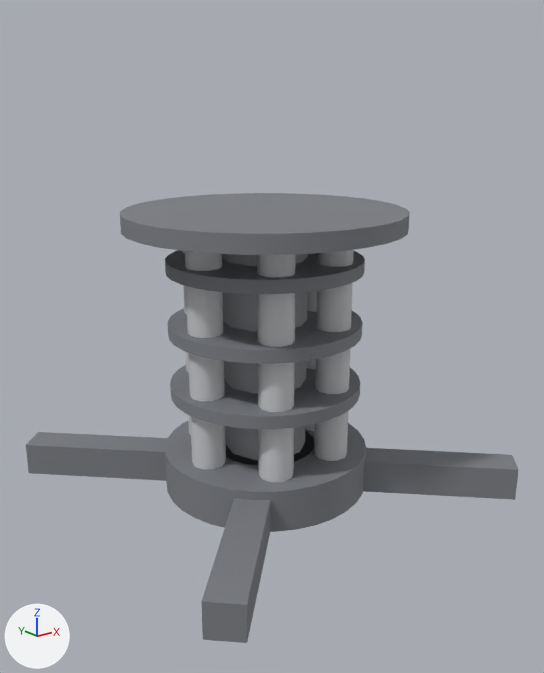
An edit to the OBJ model assets/models/equipment/cobretty_er5_reactor/LOD1/er5_heat_pipe_column.obj, drawn before and after from the same camera.
One viewpoint serves both versions: a 50 mm camera at (-2.13, -2.72, 2.77) aimed at (-0.02, -0.08, 1.72). The lights are fixed; the arrows at lower left show +X, +Y and +Z. The picture after the commit comes second. Where no turn or scale is listed for an object, it has been applied to the vertices. Vertices at exactly the same position are counted once.

Names of what the first picture shows: 'er5_heat_pipe_column'.
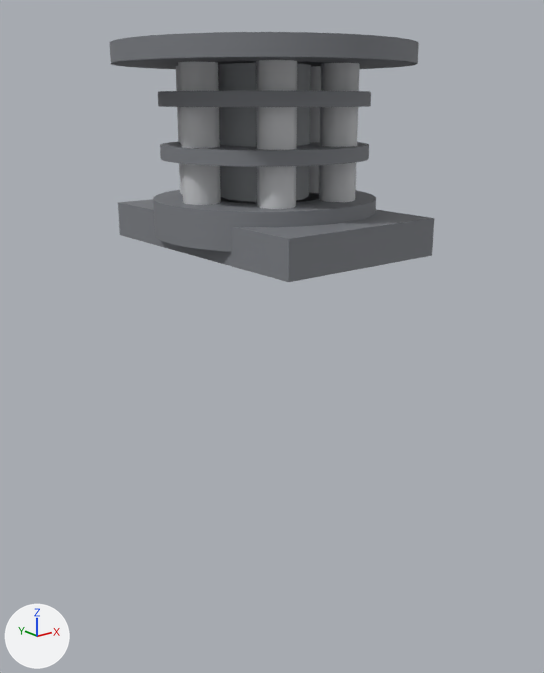
Changed parts and their boxes (x1, y1, x2, y2) in the pictures (544 x 673 px; the box of a moved part takes in the faces that stretch with it):
'er5_heat_pipe_column', reshaped (34% narrower, 44% shorter)
    before: (26, 193, 518, 643)
    after: (110, 32, 434, 282)
part 1 of me_er5_heat_pipe_column, added
    after: (118, 199, 434, 282)
part 2 of me_er5_heat_pipe_column, added
    after: (309, 66, 321, 193)
part 3 of me_er5_heat_pipe_column, added
    after: (319, 63, 360, 202)
part 4 of me_er5_heat_pipe_column, added
    after: (256, 60, 297, 209)
part 5 of me_er5_heat_pipe_column, added
    after: (178, 62, 221, 205)
part 6 of me_er5_heat_pipe_column, added (mostly hidden)
    after: (176, 66, 183, 194)
part 7 of me_er5_heat_pipe_column, moved or reshaped
    before: (165, 250, 365, 294)
    after: (160, 142, 369, 166)
part 8 of me_er5_heat_pipe_column, moved or reshaped
    before: (168, 308, 363, 364)
    after: (158, 90, 371, 107)
part 9 of me_er5_heat_pipe_column, added
    after: (110, 32, 419, 252)
part 10 of me_er5_heat_pipe_column, deleted
    before: (26, 250, 518, 643)
part 11 of me_er5_heat_pipe_column, deleted
    before: (120, 193, 410, 532)

Diff of the bpy script that builds the scene:
```diff
--- a/assets/models/equipment/cobretty_er5_reactor/LOD1/er5_heat_pipe_column.obj.py
+++ b/assets/models/equipment/cobretty_er5_reactor/LOD1/er5_heat_pipe_column.obj.py
@@ me_er5_heat_pipe_column @@
 # used by ob_er5_heat_pipe_column; location = (0.0, 0.0, 0.0)
-me_er5_heat_pipe_column.from_pydata(...)  # 700 vertices, 810 faces; spans x -0.92..0.92, y -0.92..0.92, z 0.94..2.3
+me_er5_heat_pipe_column.from_pydata(...)  # 548 vertices, 664 faces; spans x -0.65..0.65, y -0.65..0.65, z 2.14..3.0
+# me_er5_heat_pipe_column part 1: a new loose piece, a box spanning x -0.4..0.4, y -0.65..0.65, z 2.14..2.3, in mat_eq_metal_band (grey #7c7e84)
+# me_er5_heat_pipe_column part 2: a new loose piece, a 10-sided cylinder along z spanning x 0.26..0.42, y -0.08..0.08, z 2.36..2.92, in mat_eq_steel (light grey #c8cacd)
+# me_er5_heat_pipe_column part 3: a new loose piece, a 10-sided cylinder along z spanning x 0.09..0.25, y -0.37..-0.22, z 2.36..2.92, in mat_eq_steel (light grey #c8cacd)
+# me_er5_heat_pipe_column part 4: a new loose piece, a 10-sided cylinder along z spanning x -0.25..-0.09, y -0.37..-0.22, z 2.36..2.92, in mat_eq_steel (light grey #c8cacd)
+# me_er5_heat_pipe_column part 5: a new loose piece, a 10-sided cylinder along z spanning x -0.42..-0.26, y -0.08..0.08, z 2.36..2.92, in mat_eq_steel (light grey #c8cacd)
+# me_er5_heat_pipe_column part 6: a new loose piece, a 10-sided cylinder along z spanning x -0.25..-0.09, y 0.22..0.37, z 2.36..2.92, in mat_eq_steel (light grey #c8cacd)
+# me_er5_heat_pipe_column part 7: the loose piece of 128 vertices spanning x -0.46..0.46, y -0.46..0.46, z 2.02..2.08 is moved by (0.0, 0.0, 0.51)
+# me_er5_heat_pipe_column part 8: the loose piece of 128 vertices spanning x -0.46..0.46, y -0.46..0.46, z 1.72..1.78 is moved by (0.0, 0.0, 1.03)
+# me_er5_heat_pipe_column part 9: a new loose piece of 152 vertices spanning x -0.65..0.65, y -0.65..0.65, z 2.2..3.0
+# me_er5_heat_pipe_column part 10: 11 loose pieces with 292 vertices, spanning x -0.92..0.92, y -0.92..0.92, z 0.94..2.22, are deleted
+# me_er5_heat_pipe_column part 11
+# 152 vertices are removed from x -0.65..0.65, y -0.65..0.65, z 0.94..2.3
+# 222 faces are deleted
+# other edits to the shape of me_er5_heat_pipe_column do not show in these pictures
 me_er5_heat_pipe_column.materials.append(mat_eq_metal_band)
```
